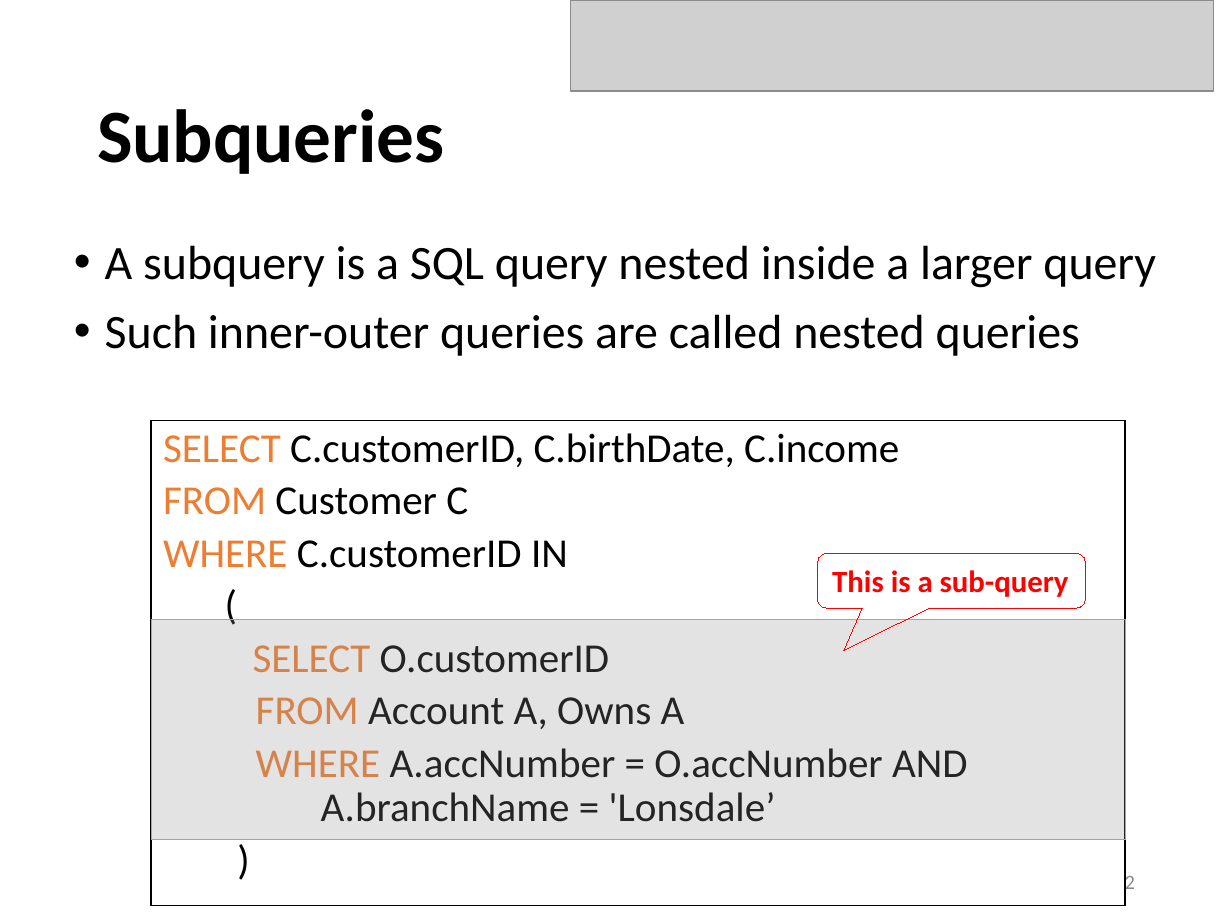
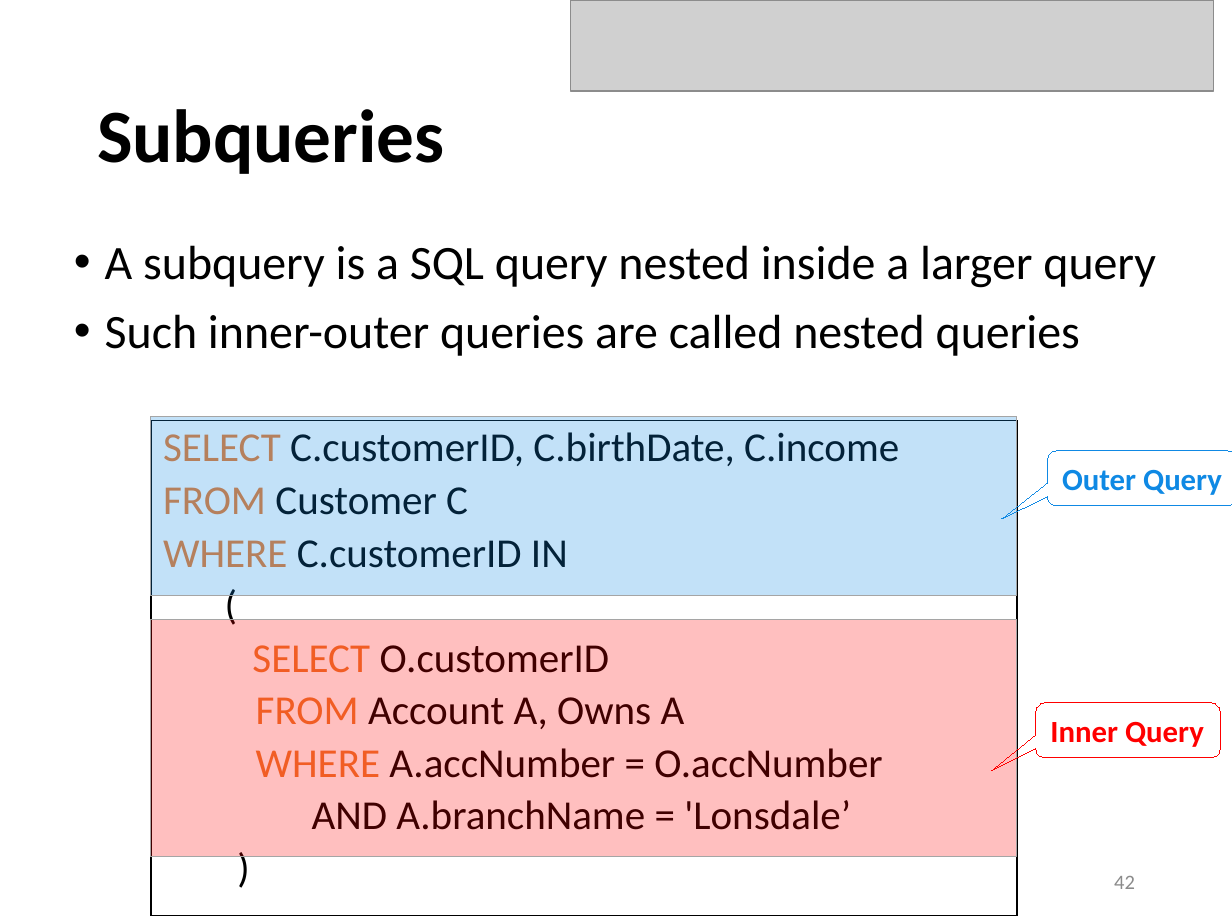
Before and after one commit to sfu-db/cmpt354, a slide deck: slide 42 of Lectures/lec4-sql-advanced.pptx. Drawn at 1232x924 pixels with LibreOffice and Linux fonts; fonts in the diff are those of the drawing; grey boxes stand for pictures. Boxes give left, top, right and bottom in pixels: in the first picture for what was removed or moved away, otherwise in the second. Text is boxed around its words. In the diff, an @@ line names an element or a change of style, - is before the commit and + after.

```diff
--- a/Lectures/lec4-sql-advanced.pptx
+++ b/Lectures/lec4-sql-advanced.pptx
@@ rectangle added at (152,416,1018,595), fill #0F89E4 at 25% opacity, outline #A5A5A5 0.5 pt @@
@@ rectangle "SELECT C.customerID, C.birthDate, C.income": place and size @@
-rectangle "SELECT C.customerID, C.birthDate, C.income" at (152,420,1126,906)
+rectangle "SELECT C.customerID, C.birthDate, C.income" at (152,420,1018,915)
@@ rounded speech box added at (1047,451,1232,506), outline #0F89E4 0.75 pt, 18 pt, text #0F89E4, bold @@
+Outer Query
@@ rectangle: place and size @@
-rectangle at (152,620,1126,839)
+rectangle at (152,620,1018,856)
@@ rectangle at (152,620,1018,856): fill #929292 at 25% opacity to #FF0000 at 25% opacity @@
@@ rounded speech box "Inner Query": place and size @@
-rounded speech box "Inner Query" at (818,553,1087,609)
+rounded speech box "Inner Query" at (1036,702,1221,758)
@@ rounded speech box "Inner Query" at (1036,702,1221,758): proportions changed @@
@@ text in rectangle at (256,748,882,830): text changed @@
-WHERE A.accNumber = O.accNumber AND A.branchName = 'Lonsdale’
+WHERE A.accNumber = O.accNumber
+AND A.branchName = 'Lonsdale’
@@ text in rounded speech box at (1050,721,1204,747): text changed @@
-This is a sub-query
+Inner Query
```
Also in this commit, not shown: 3 other slides changed, 1 other file.
